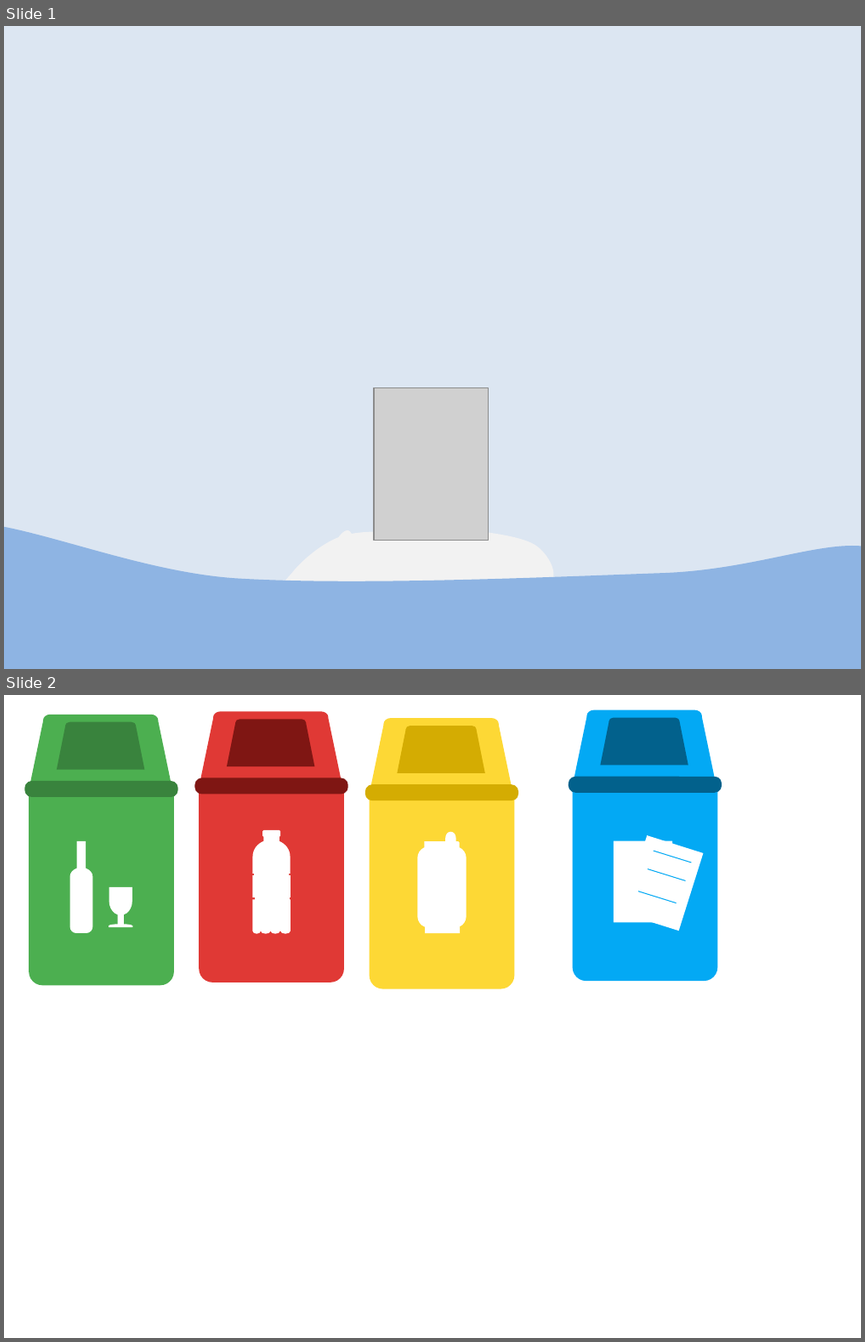
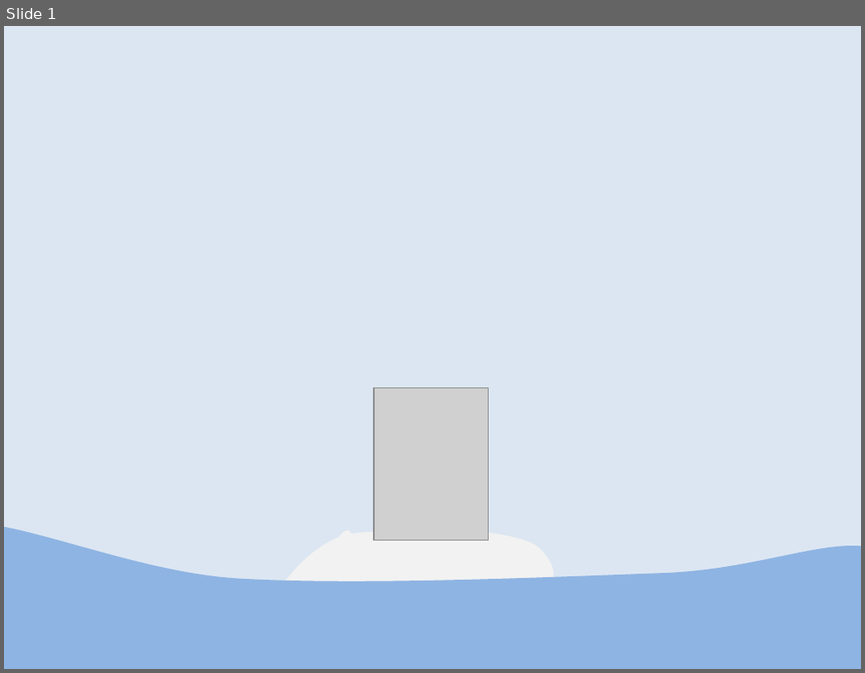
Before and after one commit to gustavoFG28/Ludit, a slide deck: Historias/jogos.pptx. Shown one above the other, each under a label of ours: slides 1 and 2 before the commit, slide 1 after it. The pictures are 865x1342 and 865x673 pixels, drawn with LibreOffice and Linux fonts; fonts in the diff are those of the drawing; grey boxes stand for pictures. Boxes give left, top, right and bottom in pixels: in the first picture for what was removed or moved away, otherwise in the second. Text is boxed around its words. In the diff, an @@ line names an element or a change of style, - is before the commit and + after.

```diff
--- a/Historias/jogos.pptx
+++ b/Historias/jogos.pptx
@@ slide 2 removed at [4,695,861,1338], background #FFFFFF @@
@@ group removed at [568,710,722,981]: 2 freeform shapes, 2 rounded rectangles @@
@@ group removed at [364,718,518,989]: 2 freeform shapes, 2 rounded rectangles @@
@@ group removed at [24,715,178,985]: 3 freeform shapes, 2 rounded rectangles, 2 flow chart delays, 1 rectangle @@
@@ group removed at [195,711,348,998]: 3 freeform shapes, 3 rounded rectangles @@
@@ freeform shape removed at [418,831,466,932] @@
@@ group removed at [613,835,703,930]: 3 lines, 2 rectangles @@
```
Also in this commit, not shown: 2 slides added, 2 other files.
